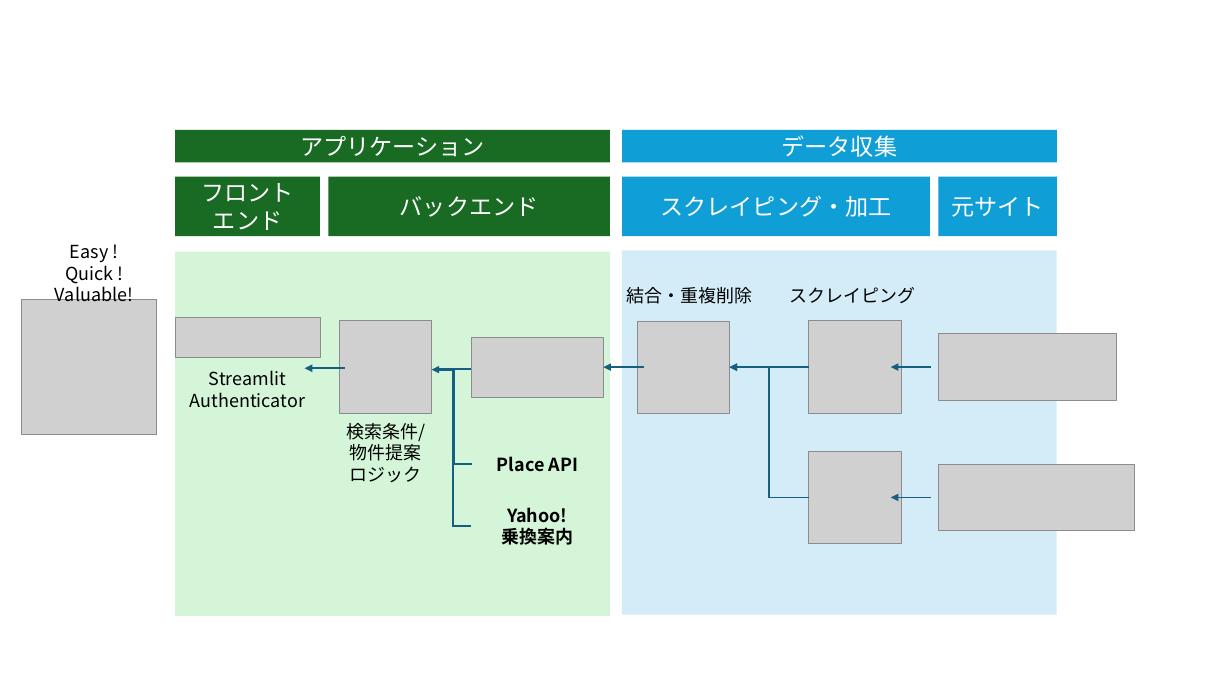
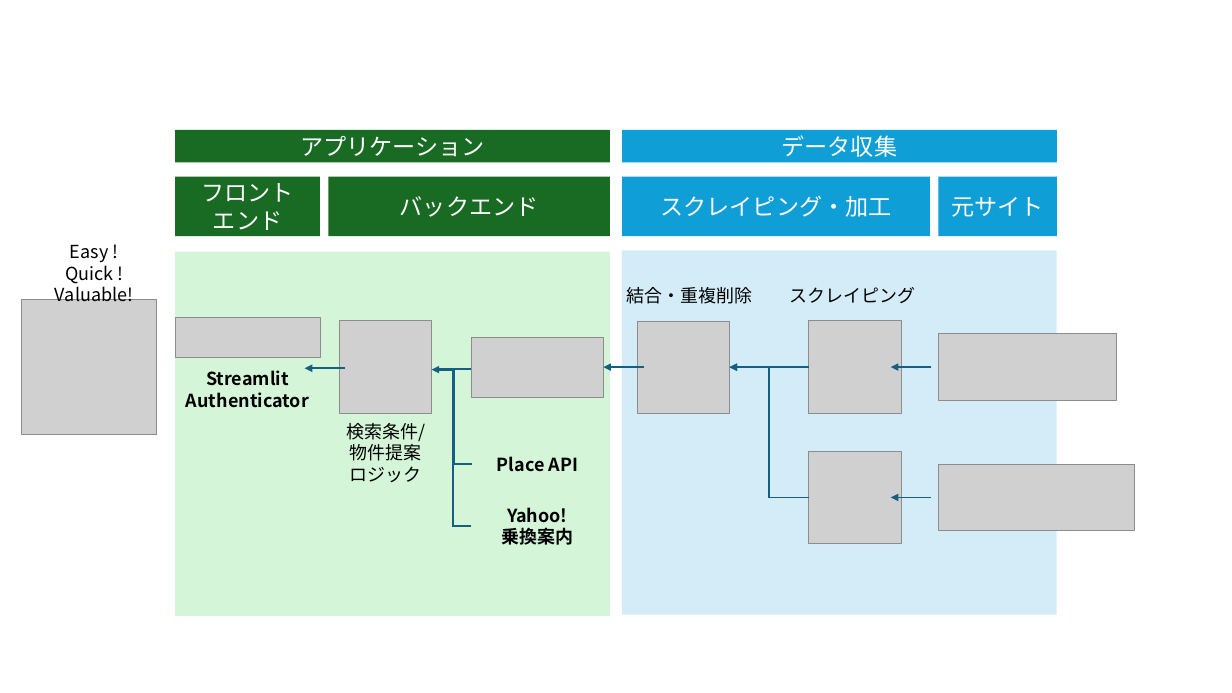
Before and after one commit to vinodpawariya/240517_Step3_1.2, a slide deck: slide 7 of 240604_Step3-1発表.pptx. Drawn at 1232x693 pixels with LibreOffice and Linux fonts; fonts in the diff are those of the drawing; grey boxes stand for pictures. Boxes give left, top, right and bottom in pixels: in the first picture for what was removed or moved away, otherwise in the second. Text is boxed around its words. In the diff, an @@ line names an element or a change of style, - is before the commit and + after.

```diff
--- a/240604_Step3-1発表.pptx
+++ b/240604_Step3-1発表.pptx
@@ text "Streamlit" at [186,370,309,408]: bold on @@
```
Also in this commit, not shown: 3 other slides changed.
